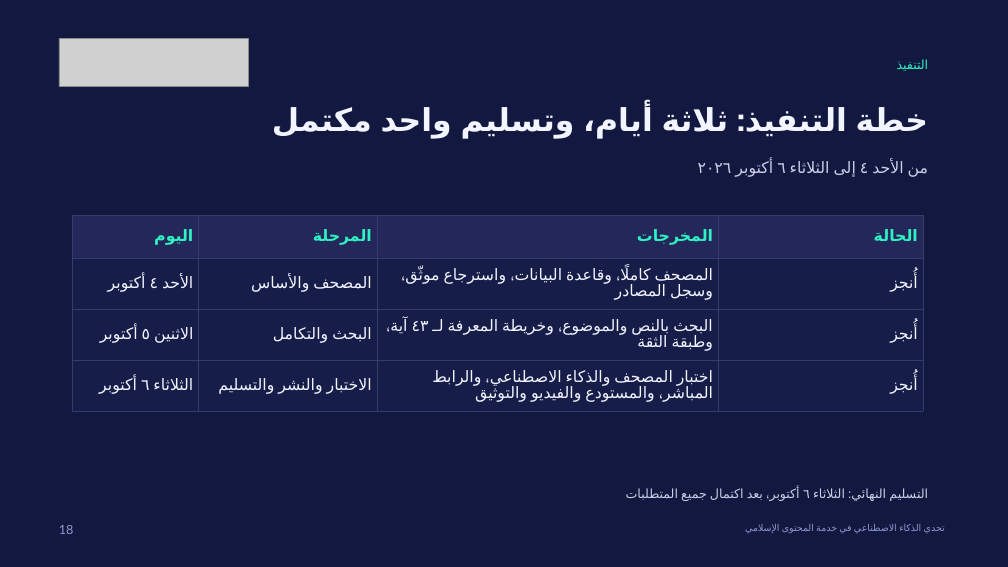
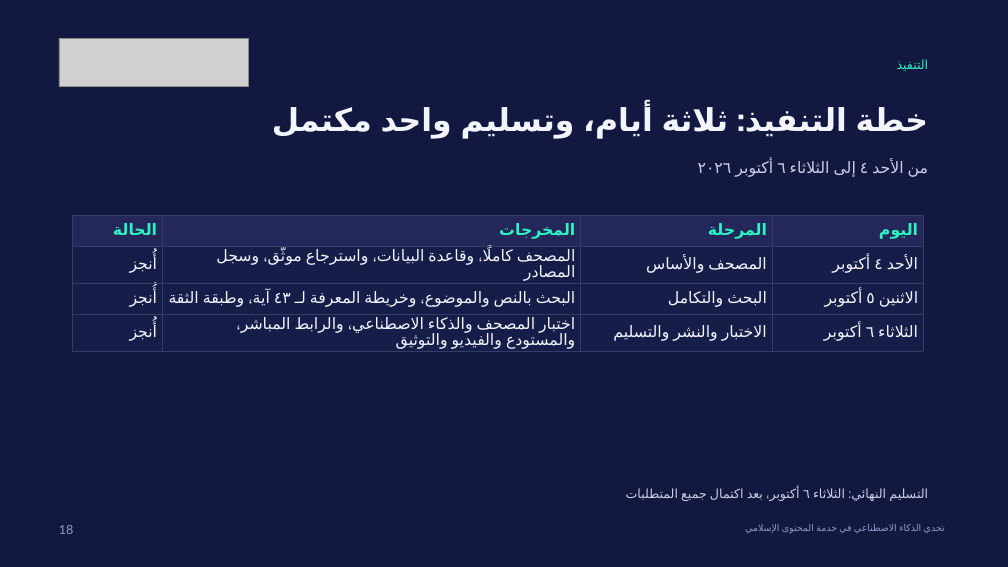
Before and after one commit to falfahad-source/-, a slide deck: slide 18 of deliverables/afaq-presentation.pptx. Drawn at 1008x567 pixels with LibreOffice and Linux fonts; fonts in the diff are those of the drawing; grey boxes stand for pictures; background and template pictures are left out. Boxes give left, top, right and bottom in pixels: in the first picture for what was removed or moved away, otherwise in the second. Text is boxed around its words. In the diff, an @@ line names an element or a change of style, - is before the commit and + after.

```diff
--- a/deliverables/afaq-presentation.pptx
+++ b/deliverables/afaq-presentation.pptx
@@ table at (73,215,923,353) @@
-row 1: اليوم | المرحلة | المخرجات | الحالة
+row 1: الحالة | المخرجات | المرحلة | اليوم
-row 2: الأحد ٤ أكتوبر | المصحف والأساس | المصحف كاملًا، وقاعدة البيانات، واسترجاع موثّق، وسجل المصادر | أُنجز
+row 2: أُنجز | المصحف كاملًا، وقاعدة البيانات، واسترجاع موثّق، وسجل المصادر | المصحف والأساس | الأحد ٤ أكتوبر
-row 3: الاثنين ٥ أكتوبر | البحث والتكامل | البحث بالنص والموضوع، وخريطة المعرفة لـ ٤٣ آية، وطبقة الثقة | أُنجز
+row 3: أُنجز | البحث بالنص والموضوع، وخريطة المعرفة لـ ٤٣ آية، وطبقة الثقة | البحث والتكامل | الاثنين ٥ أكتوبر
-row 4: الثلاثاء ٦ أكتوبر | الاختبار والنشر والتسليم | اختبار المصحف والذكاء الاصطناعي، والرابط المباشر، والمستودع والفيديو والتوثيق | أُنجز
+row 4: أُنجز | اختبار المصحف والذكاء الاصطناعي، والرابط المباشر، والمستودع والفيديو والتوثيق | الاختبار والنشر والتسليم | الثلاثاء ٦ أكتوبر
```
Also in this commit, not shown: 2 other slides changed, 1 slide added, 1 other file.
